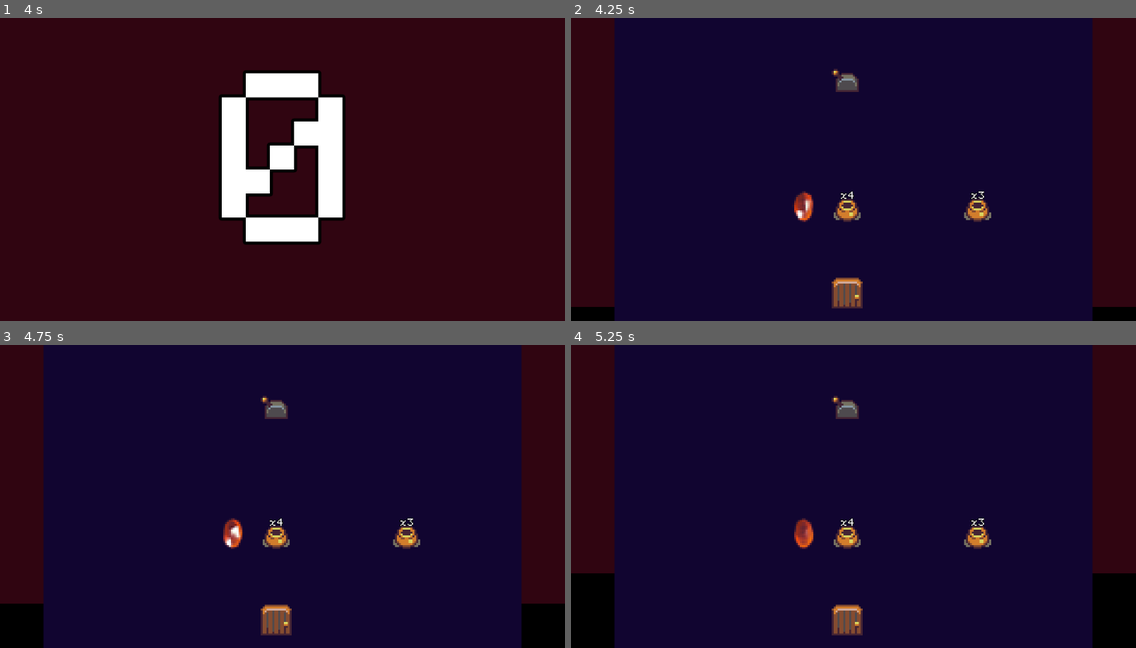
Above: before the commit, frames 1-4 (two rows, left to right).
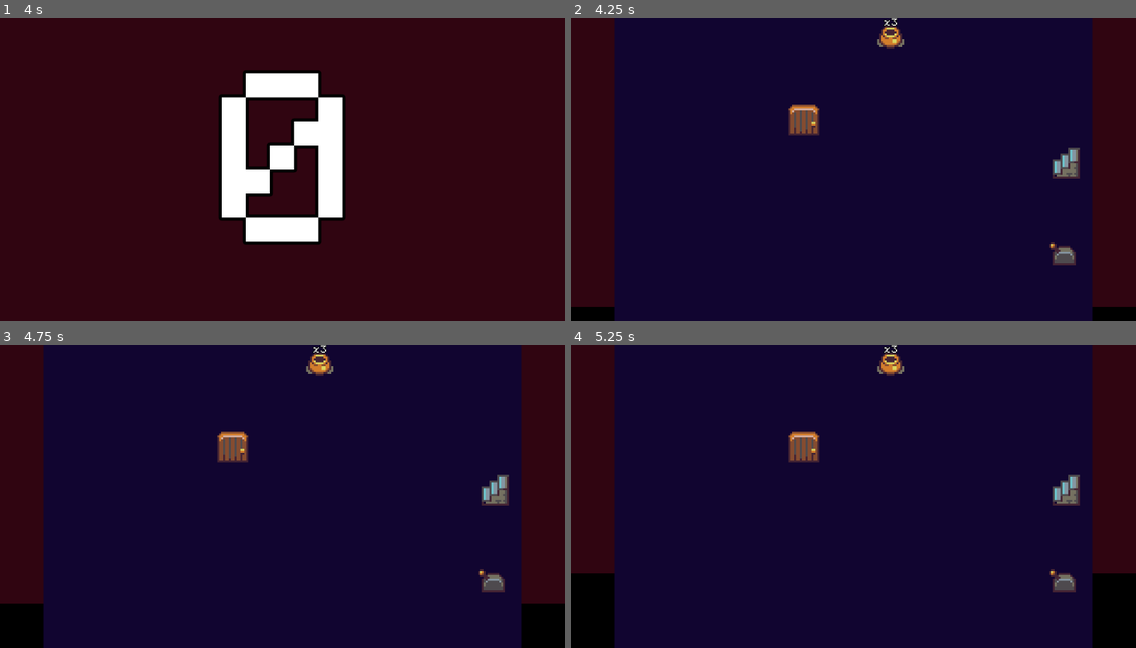
Above: after the commit, the same moments.

Repository: tedsteen/godot-cursors
Game: Godot game, scene res://level_intro.tscn
Same seed, same stepped clock (60 frames per second), same inputs: the game is played once before the commit and once after it. Sound files missing from this copy of the repository are replaced by a short silence.
Inputs (mouse positions are in pixels of both pictures, inside the frame that each line leads up to):
- Up to frame 1 (4 s): tap Enter at 0.5, 2.75 s; move the mouse to (406, 154) at 0.52 s; click (406, 154) at 0.67 s; move the mouse to (169, 184) at 1.27 s; click (169, 184) at 1.42 s; tap Space at 2, 3.5 s; move the mouse to (339, 102) at 2.02 s; click (339, 102) at 2.17 s; move the mouse to (254, 230) at 2.77 s; click (254, 230) at 2.92 s; move the mouse to (452, 214) at 3.52 s; click (452, 214) at 3.67 s
- Up to frame 2 (4.25 s): no input
- Up to frame 3 (4.75 s): move the mouse to (113, 451) at 4.27 s; click (113, 451) at 4.42 s
- Up to frame 4 (5.25 s): move the mouse to (881, 496) at 5.02 s; click (881, 496) at 5.17 s

Frame 1 is identical in both runs. In frame 2, 3.2% of the frame differs, in the area x 38-91%, y 0-96%; in frame 3, 3.2%; in frame 4, 3.2%.

Commit message:
handle entities behind doors being removed

Diff:
--- a/cursor.gd
+++ b/cursor.gd
@@ -6,7 +6,6 @@
 var history = {}
 
 func record_frame(frame: int, mouse_event: InputEventMouse):
-	#print_debug("record frame %s, %s", mouse_event)
 	self.history[frame] = mouse_event
 
 func play_frame(frame: int) -> InputEventMouse:
--- a/entities/door.gd
+++ b/entities/door.gd
@@ -9,7 +9,7 @@
 var open = false: set = set_open
 var available = false : set = set_available
 var locked = false : set = set_locked
-var hidden_entity: Entity
+var hidden_entity : set = set_hidden_entity, get = get_hidden_entity
 
 var pots: Array[Pot] = []
 
@@ -23,8 +23,6 @@
 	if event is InputEventMouseButton && event.button_index == 1 && event.pressed:
 		if !open:
 			closed_click_audio.play()
-		else:
-			print_debug("TODO: goto next level!")
 
 func set_locked(p_locked: bool):
 	if locked != p_locked:
@@ -42,9 +40,19 @@
 		if open:
 			open_audio.play()
 			$AnimatedSprite2D.play("default")
-			hidden_entity_container.add_child(hidden_entity)
+			var entity = get_hidden_entity()
+			if entity:
+				hidden_entity_container.add_child(entity)
 		else:
 			$AnimatedSprite2D.play_backwards("default")
-			hidden_entity_container.remove_child(hidden_entity)
 			await $AnimatedSprite2D.animation_finished
+			var entity = get_hidden_entity()
+			if entity && !entity.is_queued_for_deletion():
+				hidden_entity_container.remove_child(entity)
 			close_audio.play()
+
+func set_hidden_entity(entity: Entity):
+	hidden_entity = weakref(entity)
+
+func get_hidden_entity() -> Entity:
+	return hidden_entity.get_ref()
--- a/level.gd
+++ b/level.gd
@@ -47,24 +47,22 @@
 
 	var gem: Gem = gem_res.instantiate()
 	gem.add_to_group("gems")
-	available_entities.append(gem)
+	#available_entities.append(gem)
 
 	var stairs_up: StairsUp = stairs_up_res.instantiate()
 	stairs_up.add_to_group("up_stairs")
-	#available_entities.append(stairs_up)
+	available_entities.append(stairs_up)
 
 	var door: Door = door_res.instantiate()
 	door.add_to_group("doors")
 	door.pots = pots
-	door.hidden_entity = stairs_up
+	door.hidden_entity = gem
 	available_entities.append(door)
 
 	var lever = lever_res.instantiate()
 	lever.door = door
 	lever.add_to_group("levers")
 	available_entities.append(lever)
-
-
 
 	var width = int(background_rect.size.x / CELL_SIZE)
 	var height = int(background_rect.size.y / CELL_SIZE)
@@ -95,7 +93,7 @@
 		for entity in get_tree().get_nodes_in_group("entities"):
 			entity.queue_free()
 
-		generate_map_data(5, 2)
+		generate_map_data(5, 1)
 
 func _physics_process(delta):
 	time += delta
@@ -116,7 +114,7 @@
 		remaining_pot_health += pot.health
 		total_pot_health += pot.start_health
 
-	progress_rect.size.y = background_rect.size.y * (1 - (total_pot_health - remaining_pot_health) / float(total_pot_health))
+	progress_rect.size.y = 0 if total_pot_health == 0 else background_rect.size.y * (1 - (total_pot_health - remaining_pot_health) / float(total_pot_health))
 	frame += 1
 
 func handle_mouse(event: InputEventMouse):
--- a/level_intro.gd
+++ b/level_intro.gd
@@ -1,7 +1,7 @@
 extends Control
 @onready var countdown_label = %CountdownLabel
 var level_scene = preload("res://Level.tscn")
-var time = 4
+@export var time = 4
 
 func _ready():
 	pass # Replace with function body.
--- a/level_intro.tscn
+++ b/level_intro.tscn
@@ -37,3 +37,6 @@
 theme_override_font_sizes/font_size = 400
 horizontal_alignment = 1
 vertical_alignment = 1
+
+[node name="HiddenEntityContainer" type="Node2D" parent="."]
+unique_name_in_owner = true
